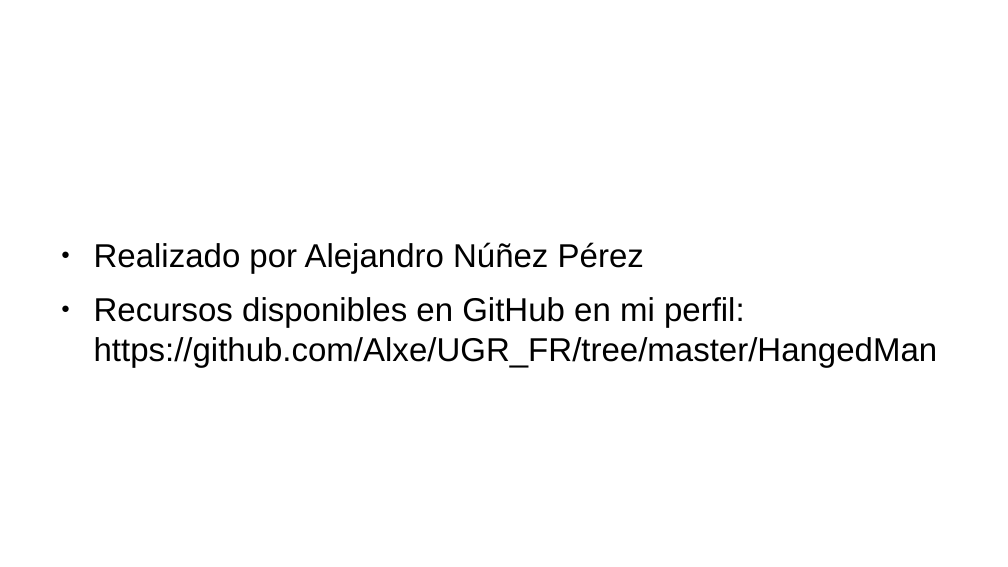
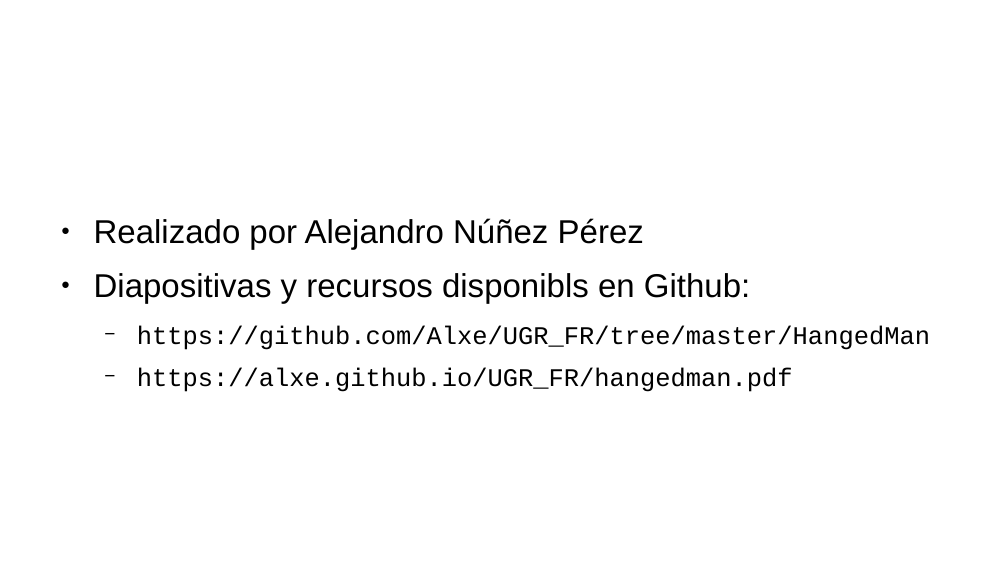
Before and after one commit to Alxe/UGR_FR, a slide deck: slide 6 of HangedMan/hangedman.odp. Drawn at 1008x567 pixels with LibreOffice and Linux fonts; fonts in the diff are those of the drawing; background and template pictures are left out. Boxes give left, top, right and bottom in pixels: in the first picture for what was removed or moved away, otherwise in the second. Text is boxed around its words. In the diff, an @@ line names an element or a change of style, - is before the commit and + after.

Commit message:
Updated HangedMan slides and deployment

```diff
--- a/HangedMan/hangedman.odp
+++ b/HangedMan/hangedman.odp
@@ text at (x1=94, y1=273, x2=930, y2=392): text changed; size 26 to 20 pt; font Arial to Courier New @@
-● Recursos disponibles en GitHub en mi perfil:
-  https://github.com/Alxe/UGR_FR/tree/master/HangedMan
+● Diapositivas y recursos disponibls en Github:
+  − https://github.com/Alxe/UGR_FR/tree/master/HangedMan
+  − https://alxe.github.io/UGR_FR/hangedman.pdf
```
Also in this commit, not shown: 1 other file.
